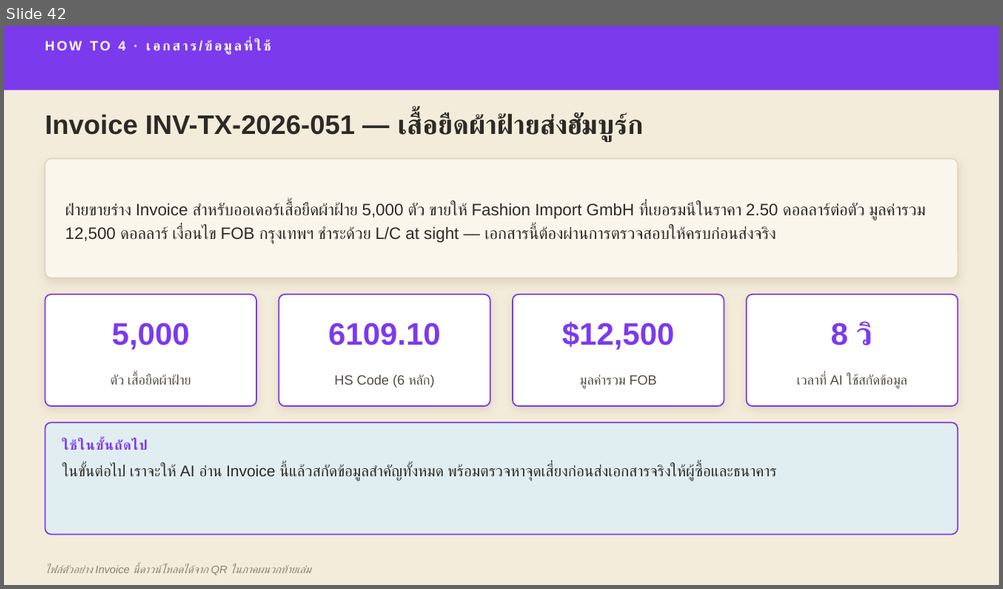
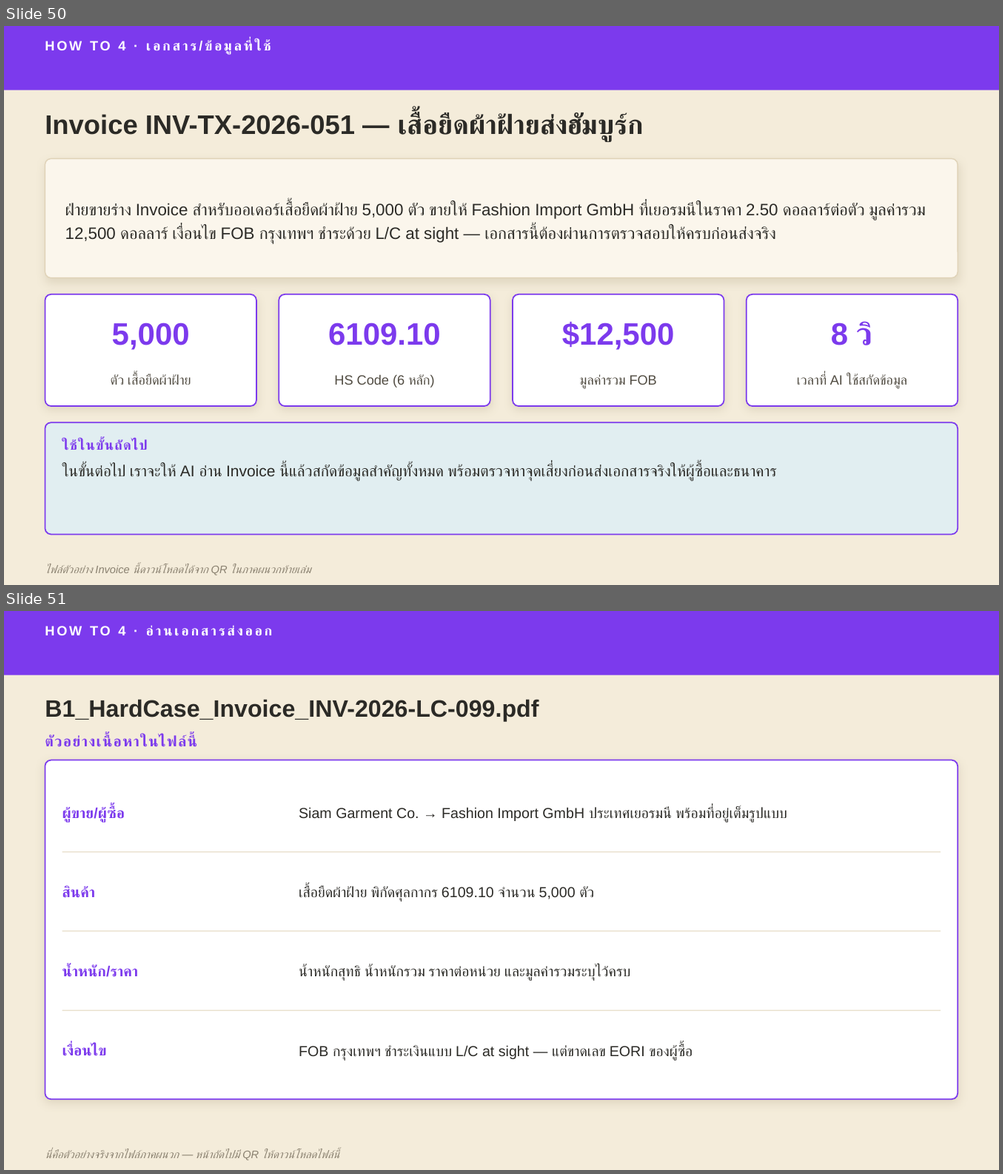
Before and after one commit to skunpoj/krungsri, a slide deck: deck/out3.pptx. Shown one above the other, each under a label of ours: slide 42 before the commit, slides 50 and 51 after it. The pictures are 1003x589 and 1003x1174 pixels, drawn with LibreOffice and Linux fonts; fonts in the diff are those of the drawing. Boxes give left, top, right and bottom in pixels: in the first picture for what was removed or moved away, otherwise in the second. Text is boxed around its words. In the diff, an @@ line names an element or a change of style, - is before the commit and + after.

```diff
--- a/deck/out3.pptx
+++ b/deck/out3.pptx
@@ slide 51 added at <box>4,611,999,1170</box>, background #F4ECDA @@
@@ rectangle added at <box>4,611,999,675</box>, fill #7C3AED @@
@@ text added at <box>118,625,153,636</box>, 13 pt, text #FFFFFF, bold @@
+HOW TO 4 · อ่านเอกสารส่งออก
@@ text added at <box>45,699,538,722</box>, 23 pt, text #2B2A26, bold @@
+B1_HardCase_Invoice_INV-2026-LC-099.pdf
@@ text added at <box>45,735,194,747</box>, 14 pt, text #7C3AED, bold @@
+ตัวอย่างเนื้อหาในไฟล์นี้
@@ rounded rectangle added at <box>45,760,958,1099</box>, fill #FFFFFF, outline #7C3AED 1.25 pt @@
@@ text added at <box>62,806,125,823</box>, 14 pt, text #7C3AED, bold @@
+ผู้ขาย/ผู้ซื้อ
@@ text added at <box>299,807,787,823</box>, 14 pt, text #2B2A26 @@
+Siam Garment Co. → Fashion Import GmbH ประเทศเยอรมนี พร้อมที่อยู่เต็มรูปแบบ
@@ line added from (62, 852) to (940, 852), #E0D3B8 0.75 pt @@
@@ text added at <box>62,886,96,898</box>, 14 pt, text #7C3AED, bold @@
+สินค้า
@@ text added at <box>299,886,594,902</box>, 14 pt, text #2B2A26 @@
+เสื้อยืดผ้าฝ้าย พิกัดศุลกากร 6109.10 จำนวน 5,000 ตัว
@@ line added from (62, 931) to (940, 931), #E0D3B8 0.75 pt @@
@@ text added at <box>62,965,138,977</box>, 14 pt, text #7C3AED, bold @@
+น้ำหนัก/ราคา
@@ text added at <box>299,965,631,981</box>, 14 pt, text #2B2A26 @@
+น้ำหนักสุทธิ น้ำหนักรวม ราคาต่อหน่วย และมูลค่ารวมระบุไว้ครบ
@@ line added from (62, 1011) to (940, 1011), #E0D3B8 0.75 pt @@
@@ text added at <box>62,1045,107,1056</box>, 14 pt, text #7C3AED, bold @@
+เงื่อนไข
@@ text added at <box>299,1045,692,1061</box>, 14 pt, text #2B2A26 @@
+FOB กรุงเทพฯ ชำระเงินแบบ L/C at sight — แต่ขาดเลข EORI ของผู้ซื้อ
@@ text added at <box>45,1150,338,1161</box>, 10.5 pt, text #8A8170, italic @@
+นี่คือตัวอย่างจริงจากไฟล์ภาคผนวก — หน้าถัดไปมี QR ให้ดาวน์โหลดไฟล์นี้
@@ what was slide 42 is now slide 50 @@
```
Also in this commit, not shown: 19 other slides added, 2 other files.
